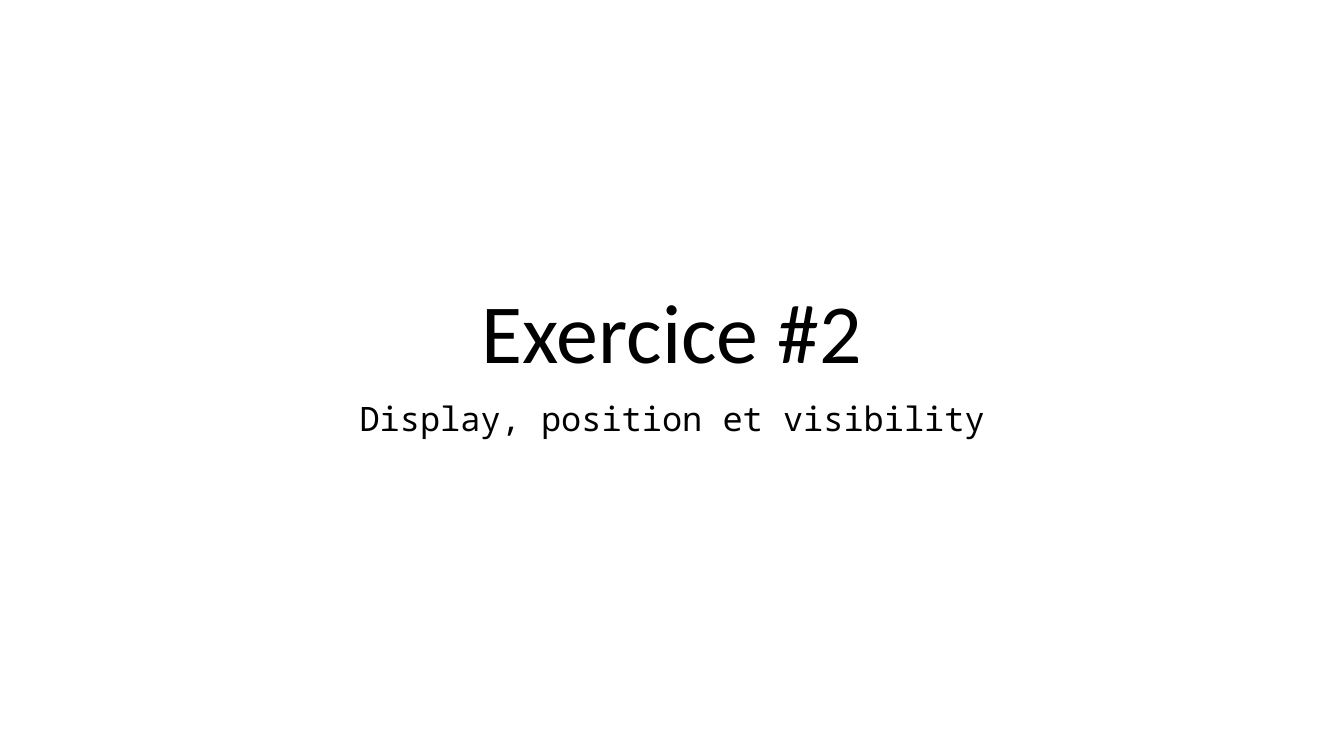
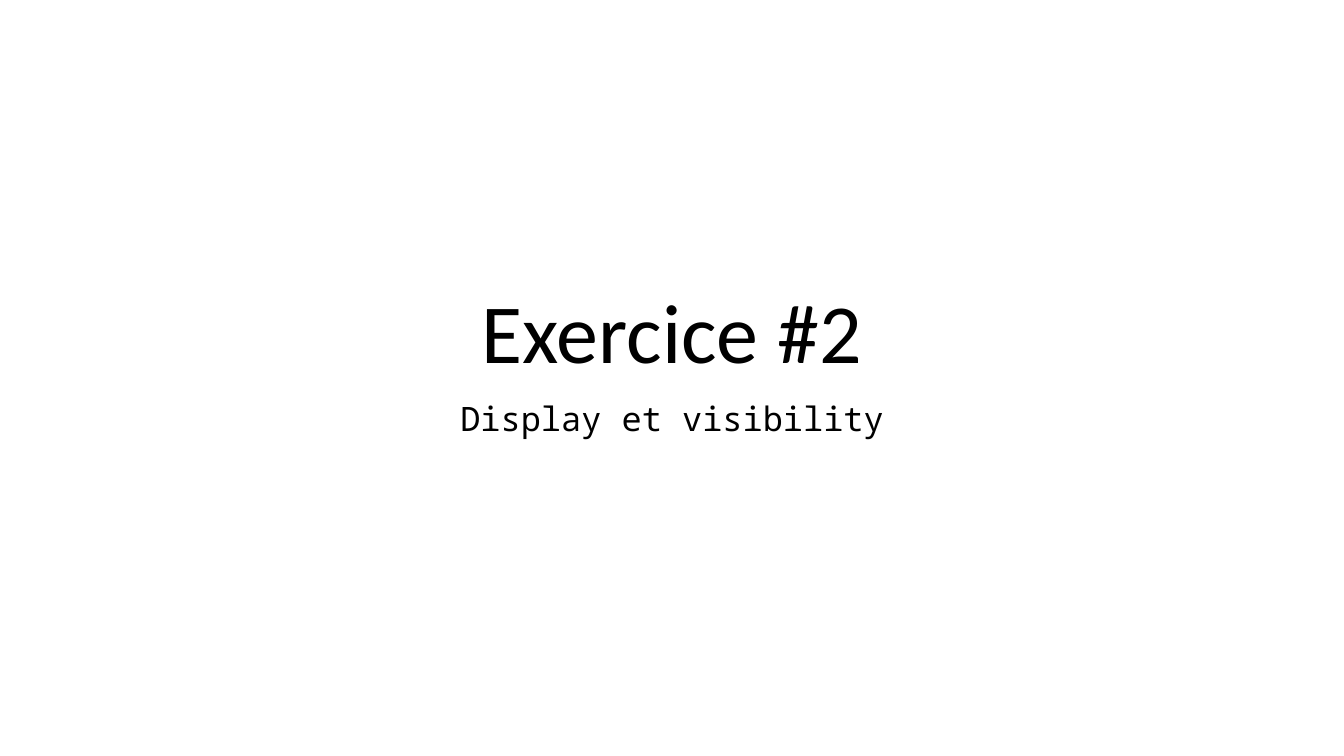
Before and after one commit to fragmatyc/SAAQ, a slide deck: slide 25 of CSS/1. Présentation/Cours CSS - v1.0.pptx. Drawn at 1344x756 pixels with LibreOffice and Linux fonts; fonts in the diff are those of the drawing. Boxes give left, top, right and bottom in pixels: in the first picture for what was removed or moved away, otherwise in the second. Text is boxed around its words. In the diff, an @@ line names an element or a change of style, - is before the commit and + after.

```diff
--- a/CSS/1. Présentation/Cours CSS - v1.0.pptx
+++ b/CSS/1. Présentation/Cours CSS - v1.0.pptx
@@ subtitle at [460,405,884,440]: text changed @@
-Display, position et visibility
+Display et visibility
```
Also in this commit, not shown: 3 other slides changed, 16 slides added, 4 slides removed, 6 other files.
